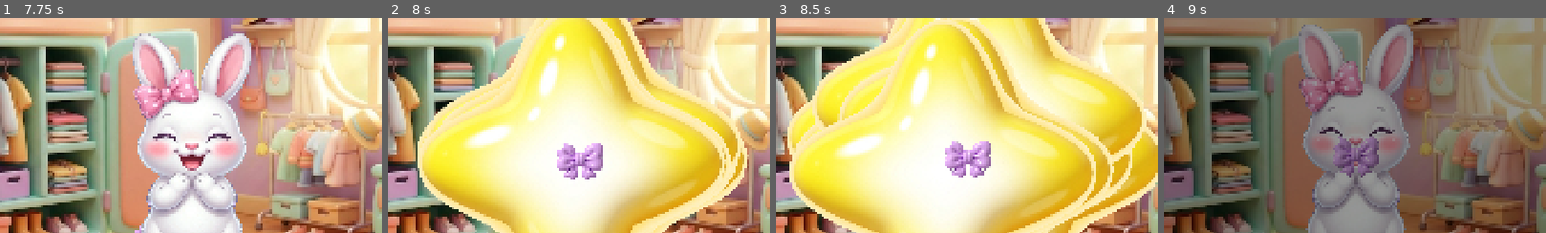
Above: before the commit, frames 1-4 (left to right).
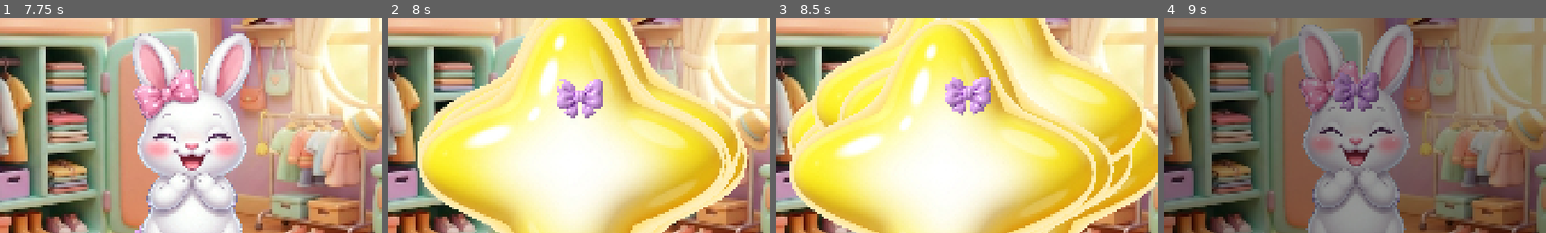
Above: after the commit, the same moments.

Repository: danielvm-git/big-quiqui-v2
Game: Godot game, scene res://scenes/closet.tscn
Same seed, same stepped clock (60 frames per second), same inputs: the game is played once before the commit and once after it. This scene is started directly instead of the project's main scene. Sound files missing from this copy of the repository are replaced by a short silence.
Inputs (mouse positions are % of the whole screen's width and height, from its top left):
- Up to frame 1 (7.75 s): tap Enter at 0.5 s; drag from (50, 49) to (60, 28) at 0.52 s; drag from (5, 9) to (45, 70) at 1.27 s; move the mouse to (5, 24) at 2.02 s; tap Ctrl at 2.1 s; click (5, 24) at 2.17 s; drag from (5, 38) to (20, 35) at 2.77 s; drag from (5, 52) to (55, 50) at 3.52 s; drag from (95, 9) to (35, 25) at 4.27 s; move the mouse to (95, 24) at 5.02 s; hold Shift 5.03-5.75 s; click (95, 24) at 5.17 s; drag from (95, 38) to (30, 55) at 5.77 s; drag from (95, 52) to (60, 28) at 6.52 s; drag from (95, 66) to (45, 70) at 7.27 s
- Up to frame 2 (8 s): no input
- Up to frame 3 (8.5 s): move the mouse to (95, 80) at 8.02 s; tap Alt at 8.1 s; click (95, 80) at 8.17 s
- Up to frame 4 (9 s): drag from (50, 9) to (20, 35) at 8.77 s
The pictures show only the part of the screen within x 25-75%, y 18-68%; the shares and areas given below are measured in that part.

Frame 1 is identical in both runs. In frame 2, 3.1% of the frame differs, in the area x 44-57%, y 28-76%; in frame 3, 3.1%, in the area x 44-57%, y 27-75%; in frame 4, 2.8%.

Commit message:
chore(e05): epic audit, evals, and the split the gate asked for
Epic-level step 6 over the three stories.

The finding that matters was not a rule violation: the closet refused every equip
after DRESS was credited, because _on_snapped gated on the DRESSING state and
_credit_dress moves the machine to FINISHED. A child who dressed her and then
added a hat got nothing, silently. The E2E caught it; the unit tests each
equipped one item and never noticed.

- AccessorySlots extracted from QuiQuiRig: slot vocabulary, sizes and the
  mouth-zone clearance maths, as pure functions. That is what makes "never covers
  the mouth" arithmetic instead of tuning (T-E05-06).
- set_accessory 25 -> 20 + _equip_accessory, _place_accessory 21 -> 12,
  _drop 28 -> 11 + _consume/_snap
- specs/benchmarks/e05.yaml: five evals with provenance (face on top, ids, disk
  round-trip, credited once, no reading)
- accepted debt recorded with triggers: quiqui_rig 423 (e10), touch_draggable 331
  (e09, when FREE_PLACEMENT lands). bg_quarto stands in for a missing closet
  background and is recorded as a placeholder.

Gate: PREFLIGHT GREEN - 30 scripts, 361 tests, 1880 asserts.

Stories: e05s01, e05s02, e05s03.

Diff:
--- /dev/null
+++ b/game/scripts/components/accessory_slots.gd
@@ -0,0 +1,37 @@
+# story: e05s01
+class_name AccessorySlots
+extends RefCounted
+## Slot vocabulary and placement maths for the rig's accessory layers (ADR-003).
+##
+## Kept out of `QuiQuiRig` because it is a pure function of the mouth zone and the
+## art: no scene state, no scene graph, testable on its own.
+##
+## An accessory is placed relative to the **mouth zone**, offset by its own art height
+## plus a margin, so "an accessory never covers the mouth" is true by construction
+## rather than by tuning per canvas (T-E05-06).
+
+const SLOT_BODY: String = "body"
+const SLOT_HEAD: String = "head"
+const SLOT_NECK: String = "neck"
+const SLOT_EYES: String = "eyes"
+const NAMES: Array[String] = [SLOT_HEAD, SLOT_NECK, SLOT_EYES]
+
+## Accessory width as a share of the character height. Small on purpose: an accessory
+## that reads as a blob is worse than none (DESIGN §4.5).
+const SIZES: Dictionary = {SLOT_HEAD: 0.34, SLOT_NECK: 0.26, SLOT_EYES: 0.22}
+## Multipliers applied to the half-art margin, so a tall hat clears the eyes below it.
+const CLEARANCE: Dictionary = {SLOT_HEAD: 0.06, SLOT_NECK: -0.02, SLOT_EYES: 0.02}
+
+
+## Where the accessory's centre goes, in the pivot's local space (negative = up).
+static func position_for(
+	slot: String, art: Vector2, scale_factor: float, character: float, mouth_from_feet: float
+) -> Vector2:
+	var half_height: float = art.y * scale_factor * 0.5
+	var margin: float = character * float(CLEARANCE.get(slot, 0.02))
+	return Vector2(0.0, -(mouth_from_feet + half_height + margin))
+
+
+## Uniform scale that makes the item `SIZES[slot]` of the character height wide.
+static func scale_for(slot: String, art_width: float, character: float) -> float:
+	return character * float(SIZES.get(slot, 0.3)) / maxf(art_width, 1.0)
--- a/game/scripts/components/quiqui_rig.gd
+++ b/game/scripts/components/quiqui_rig.gd
@@ -14,19 +14,8 @@
 const BLINK_MIN_SEC: float = 2.8
 const BLINK_MAX_SEC: float = 5.2
 const BLINK_HOLD_SEC: float = 0.130
-## Accessory slots (ADR-003). One item per slot: a second hat replaces the first
-## instead of stacking, which is what keeps the character readable.
-const SLOT_BODY: String = "body"
-const SLOT_HEAD: String = "head"
-const SLOT_NECK: String = "neck"
-const SLOT_EYES: String = "eyes"
-## Accessory width as a share of the character height. Small on purpose: an accessory
-## that reads as a blob is worse than none (DESIGN §4.5).
-const SLOT_SIZES: Dictionary = {
-	SLOT_HEAD: 0.34,
-	SLOT_NECK: 0.26,
-	SLOT_EYES: 0.22,
-}
+## Accessory slots live in `AccessorySlots` (vocabulary + placement maths); the rig
+## owns only the layers and the art loading.
 const ACCESSORY_ROOT: String = "res://assets/art/items/"
 
 const Z_BODY: int = 0
@@ -179,11 +168,12 @@
 		LogSink.emit_from(self, "rig.invalid_slot", {"slot": "invalid"})
 		return false
 	if id.is_empty():
-		sprite.visible = false
-		sprite.texture = null
-		accessory_ids.erase(slot)
-		LogSink.emit_from(self, "rig.accessory_off", {"slot": slot})
+		_take_accessory_off(sprite, slot)
 		return true
+	return _equip_accessory(sprite, slot, id)
+
+
+func _equip_accessory(sprite: Sprite2D, slot: String, id: String) -> bool:
 	if not Ids.is_valid(id):
 		LogSink.emit_from(self, "rig.invalid_accessory", {"slot": slot, "accessory": "invalid"})
 		return false
@@ -199,12 +189,19 @@
 	return true
 
 
+func _take_accessory_off(sprite: Sprite2D, slot: String) -> void:
+	sprite.visible = false
+	sprite.texture = null
+	accessory_ids.erase(slot)
+	LogSink.emit_from(self, "rig.accessory_off", {"slot": slot})
+
+
 func accessory_id(slot: String) -> String:
 	return str(accessory_ids.get(slot, ""))
 
 
 func clear_accessories() -> void:
-	for slot: String in [SLOT_HEAD, SLOT_NECK, SLOT_EYES]:
+	for slot: String in AccessorySlots.NAMES:
 		set_accessory(slot, "")
 
 
@@ -217,30 +214,18 @@
 		return
 	var character: float = size.y if size.y > 1.0 else 620.0
 	var art: Vector2 = sprite.texture.get_size()
-	var factor: float = character * float(SLOT_SIZES.get(slot, 0.3)) / maxf(art.x, 1.0)
-	var half_height: float = art.y * factor * 0.5
-	var mouth_from_feet: float = size.y - mouth_zone.position.y
-	var height: float = mouth_from_feet
-	match slot:
-		SLOT_EYES:
-			height = mouth_from_feet + half_height + character * 0.02
-		SLOT_HEAD:
-			height = mouth_from_feet + half_height + character * 0.06
-		SLOT_NECK:
-			height = mouth_from_feet - half_height - character * 0.02
-		_:
-			height = mouth_from_feet
+	var factor: float = AccessorySlots.scale_for(slot, art.x, character)
 	sprite.scale = Vector2.ONE * factor
-	sprite.position = Vector2(0.0, -height)
+	sprite.position = AccessorySlots.position_for(slot, art, factor, character, size.y - mouth_zone.position.y)
 
 
 func _accessory_sprite(slot: String) -> Sprite2D:
 	match slot:
-		SLOT_HEAD:
+		AccessorySlots.SLOT_HEAD:
 			return headwear
-		SLOT_NECK:
+		AccessorySlots.SLOT_NECK:
 			return neck
-		SLOT_EYES:
+		AccessorySlots.SLOT_EYES:
 			return glasses
 		_:
 			return null
--- a/game/scripts/components/touch_draggable.gd
+++ b/game/scripts/components/touch_draggable.gd
@@ -208,21 +208,10 @@
 		_end_scrub()
 		return
 	if not cancelled and _is_on_target(point):
-		fsm.transition_to(STATE_CONSUMED)
-		drag_ended.emit()
-		_emit("drag.drop", {"outcome": "consumed"})
-		consumed.emit()
-		_emit("drag.consume")
+		_consume()
 		return
 	if not cancelled and _is_on_snap_target(point):
-		# The item flies home afterwards: the wardrobe keeps its contents, the
-		# character takes the look.
-		fsm.transition_to(STATE_RETURNING)
-		_return_from = position
-		_return_elapsed = 0.0
-		drag_ended.emit()
-		_emit("drag.drop", {"outcome": "snapped"})
-		snapped.emit(payload_slot, payload_id)
+		_snap()
 		return
 	fsm.transition_to(STATE_RETURNING)
 	_return_from = position
@@ -293,6 +282,25 @@
 	return hull if hull is PackedVector2Array else PackedVector2Array()
 
 
+func _consume() -> void:
+	fsm.transition_to(STATE_CONSUMED)
+	drag_ended.emit()
+	_emit("drag.drop", {"outcome": "consumed"})
+	consumed.emit()
+	_emit("drag.consume")
+
+
+## The item flies home afterwards: the wardrobe keeps its contents, the character
+## takes the look.
+func _snap() -> void:
+	fsm.transition_to(STATE_RETURNING)
+	_return_from = position
+	_return_elapsed = 0.0
+	drag_ended.emit()
+	_emit("drag.drop", {"outcome": "snapped"})
+	snapped.emit(payload_slot, payload_id)
+
+
 func _owns(index: int) -> bool:
 	return _holder == self and index == _owner_touch_index
 
--- a/game/scripts/scenes/closet.gd
+++ b/game/scripts/scenes/closet.gd
@@ -89,9 +89,9 @@
 
 ## A drop on her body equips. The payload is what the hanger carries, so the same
 ## handler serves outfits and accessories.
+## Free play continues after DRESS is credited: the child may keep changing her
+## clothes, and the step stays credited (the loop's machine has moved on).
 func _on_snapped(slot: String, id: String) -> void:
-	if fsm.state != STATE_DRESSING:
-		return
 	var applied: bool = false
 	if slot == SaveData.SLOT_BODY:
 		applied = rig.set_outfit(id)
--- /dev/null
+++ b/game/tests/integration/test_closet_e2e.gd
@@ -0,0 +1,203 @@
+# story: e05s03
+extends GutTest
+## SC-E05-P0-20..P1-25: the closet journey with the real autoloads — Casa door in,
+## dress her, keep her face, leave, come back dressed — plus the invariant this epic
+## exists for: **the outfit never hides the expression**, on any canvas.
+
+const CASA_PATH: String = "res://scenes/casa.tscn"
+const CLOSET_PATH: String = "res://scenes/closet.tscn"
+const SCENE_STEP_SEC: float = 0.1
+const SCENE_STEPS: int = 30
+
+var clm: Node = null
+var sm: Node = null
+var pm: Node = null
+var viewport: SubViewport = null
+var stage: Control = null
+var requested: Array[String] = []
+var loop_probe: FsmProbe = null
+var scene_probe: FsmProbe = null
+
+
+func before_all() -> void:
+	clm = get_node("/root/CareLoopManager")
+	sm = get_node("/root/SceneManager")
+	pm = get_node("/root/ProgressManager")
+	sm.scene_requested.connect(func(path: String, _queued: bool) -> void: requested.append(path))
+
+
+func before_each() -> void:
+	TestReset.reset_all()
+	pm.set_test_mode(true)
+	pm.load_or_default()
+	stage = null
+	requested = []
+	sm.manual_step = true
+	sm.loader = _swap
+	loop_probe = FsmProbe.new().attach(clm.fsm)
+	scene_probe = FsmProbe.new().attach(sm.fsm)
+
+
+func after_each() -> void:
+	sm.loader = Callable()
+	sm.manual_step = false
+	stage = null
+
+
+func _swap(path: String) -> void:
+	if stage != null:
+		stage.free()
+	stage = (load(path) as PackedScene).instantiate() as Control
+	stage.set("manual_step", true)
+	viewport.add_child(stage)
+
+
+func _mount_hub(size: Vector2i) -> void:
+	viewport = SubViewport.new()
+	viewport.size = size
+	viewport.disable_3d = true
+	viewport.render_target_update_mode = SubViewport.UPDATE_DISABLED
+	add_child_autofree(viewport)
+	_swap(CASA_PATH)
+	await _settle()
+
+
+func _settle() -> void:
+	await wait_process_frames(3)
+	if stage != null and not (stage.get_node_or_null("QuiQuiRig") == null):
+		(stage.get_node("QuiQuiRig") as QuiQuiRig).manual_step = true
+	if stage is ClosetScene:
+		for index: int in range(4):
+			if (stage as ClosetScene).outfit_item(index) != null:
+				(stage as ClosetScene).outfit_item(index).manual_step = true
+		for index: int in range(6):
+			if (stage as ClosetScene).accessory_item(index) != null:
+				(stage as ClosetScene).accessory_item(index).manual_step = true
+
+
+func _walk_to_dress() -> void:
+	clm.call("reset")  # each canvas starts the journey from a clean loop
+	clm.call("begin_step", CareSteps.FEED)
+	clm.call("complete_step", CareSteps.FEED)
+	clm.call("begin_step", CareSteps.BATH)
+	clm.call("complete_step", CareSteps.BATH)
+	clm.call("begin_step", CareSteps.DRESS)
+
+
+func _enter_closet() -> void:
+	var door: TapButton = (stage as CasaScene).door(CareSteps.DRESS)
+	_deliver(door, TouchSim.tap_events(door, true))
+	for step: int in range(SCENE_STEPS):
+		sm.advance(SCENE_STEP_SEC)
+	await _settle()
+
+
+func _closet() -> ClosetScene:
+	return stage as ClosetScene
+
+
+func _deliver(control: Control, events: Array[InputEvent]) -> void:
+	for event: InputEvent in events:
+		control._gui_input(TouchSim.gui_event(control, event))
+
+
+func _dress(item: TouchDraggable) -> void:
+	var onto: Vector2 = _closet().rig.get_visual_global_rect().get_center()
+	_deliver(item, TouchSim.drag_events(item, onto, 10, true))
+	item.advance(TouchDraggable.RETURN_SEC)
+
+
+# ── SC-E05-P0-20 the journey ────────────────────────────────────────────────
+
+
+func test_the_journey_dresses_her_and_keeps_her_face_at_16_9() -> void:
+	await _assert_journey(GeometryOracle.DESKTOP_16_9)
+
+
+func test_the_journey_dresses_her_and_keeps_her_face_on_ipad() -> void:
+	await _assert_journey(GeometryOracle.IPAD_4_3)
+
+
+## One canvas per test: the loop and the SceneManager are singletons, so a shared
+## iterate-two-canvases test carries state between mounts and lies about the second.
+func _assert_journey(size: Vector2i) -> void:
+	_walk_to_dress()
+	await _mount_hub(size)
+	await _enter_closet()
+	assert_true(stage is ClosetScene, "%s: the closet is on stage" % size)
+
+	_dress(_closet().outfit_item(0))
+	_dress(_closet().accessory_item(0))
+
+	var rig: QuiQuiRig = _closet().rig
+	assert_eq(rig.outfit_id, "vestido_florido", "%s: dressed" % size)
+	assert_eq(rig.accessory_id("head"), "tiara_flores", "%s: and accessorised" % size)
+	assert_gt(rig.expression.z_index, rig.outfit.z_index, "%s: the face stays on top" % size)
+	assert_true(rig.expression.visible, "%s: and visible" % size)
+	assert_true(_closet().credited, "%s: DRESS credited" % size)
+	assert_eq(str(clm.call("state_id")), CareSteps.PLAY, "%s: PLAY is next" % size)
+	assert_eq(pm.call("equipped", SaveData.SLOT_BODY), "vestido_florido", "%s: saved" % size)
+	assert_eq(requested, [CLOSET_PATH], "%s: one request" % size)
+	assert_true(loop_probe.is_clean(), "%s: %s" % [size, loop_probe.summary()])
+	assert_true(scene_probe.is_clean(), "%s: %s" % [size, scene_probe.summary()])
+
+
+# ── SC-E05-P0-21 the look outlives the room (disk round-trip) ───────────────
+
+
+func test_the_look_survives_leaving_and_returning() -> void:
+	_walk_to_dress()
+	await _mount_hub(GeometryOracle.DESKTOP_16_9)
+	await _enter_closet()
+	_dress(_closet().outfit_item(1))
+	_dress(_closet().accessory_item(4))
+	var chosen: String = _closet().rig.outfit_id
+	var scarf: String = _closet().rig.accessory_id("neck")
+
+	# A new visit: the room is mounted again on the iPad canvas. The journey back
+	# through the hub is tested above; here the question is only whether the look
+	# was written down.
+	stage.free()
+	stage = null
+	_swap(CLOSET_PATH)
+	await _settle()
+
+	assert_eq(_closet().rig.outfit_id, chosen, "she is still wearing it")
+	assert_eq(_closet().rig.accessory_id("neck"), scarf, "and the scarf")
+	assert_gt(
+		_closet().rig.expression.z_index,
+		_closet().rig.outfit.z_index,
+		"and her face is still above the dress on the iPad canvas",
+	)
+
+
+# ── SC-E05-P1-22 replay changes nothing ────────────────────────────────────
+
+
+func test_replaying_the_same_outfit_credits_nothing_more() -> void:
+	_walk_to_dress()
+	await _mount_hub(GeometryOracle.DESKTOP_16_9)
+	await _enter_closet()
+	_dress(_closet().outfit_item(2))
+	var equips_before: int = _closet().equips
+
+	_dress(_closet().outfit_item(2))
+
+	assert_eq(_closet().equips, equips_before + 1, "the child did equip again")
+	assert_eq(str(clm.call("state_id")), CareSteps.PLAY, "but the loop did not move twice")
+	assert_false(clm.call("complete_step", CareSteps.DRESS), "and a stale credit is refused")
+
+
+# ── SC-E05-P1-23 abandoning leaves the look alone ──────────────────────────
+
+
+func test_leaving_without_dressing_keeps_the_previous_look() -> void:
+	_walk_to_dress()
+	await _mount_hub(GeometryOracle.DESKTOP_16_9)
+	await _enter_closet()
+	_dress(_closet().outfit_item(0))
+	var home: TapButton = _closet().get_node("HomeButton") as TapButton
+	_deliver(home, TouchSim.tap_events(home, true))
+
+	assert_eq(str(pm.call("equipped", SaveData.SLOT_BODY)), "vestido_florido", "the choice persists")
+	assert_eq(requested, [CLOSET_PATH, CASA_PATH], "the Casa is asked for once more")
Not shown, added: game/scripts/components/accessory_slots.gd.uid
Not shown, added: game/tests/integration/test_closet_e2e.gd.uid
Not shown, changed: specs/epics/e05-closet-dress-scene/e05s03.md
Not shown, added: specs/verifications/AUDIT-e05-epic.md
